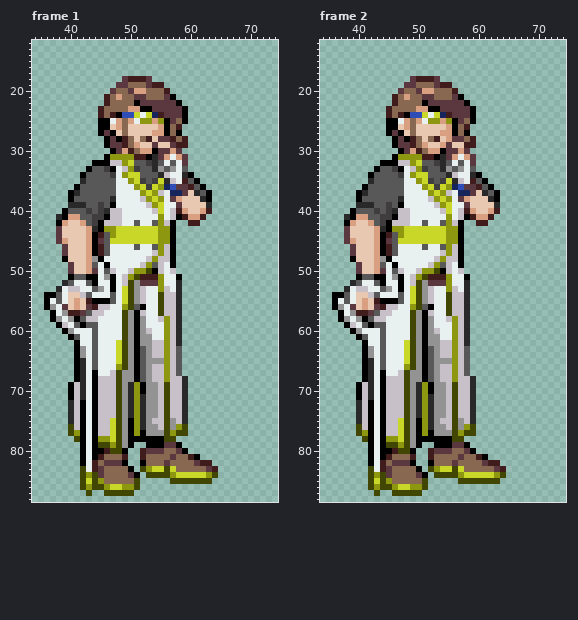
Animated GIF sprite, stored at Miscellaneous/Lou/lou9think.gif. Above, as it was before the edit.
The file is 96x96 pixels, 8 frames. Shown: frame 1: x 34..74, y 12..88; frame 2: x 34..74, y 12..88. The commit also changed other frames, which this record leaves out.
Now the later version:
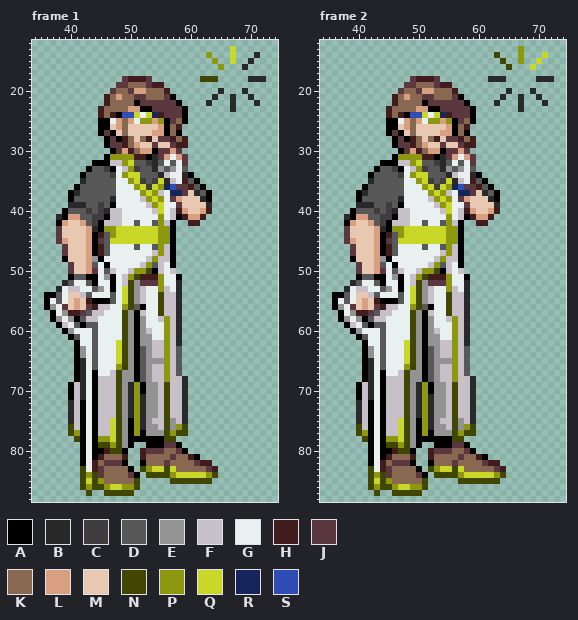
Palette (. is transparent): A #000000  B #292929  C #3f3d3d  D #585858  E #939393  F #c8c0c8  G #e8f0f0  H #411c1c  J #5b3740  K #886850  L #d8a080  M #e8c8b0  N #414703  P #8d9810  Q #c9d728  R #16255b  S #2f4db6
The exact change:
Frame 1:
There is now colour B in row 14 at x 71; in row 15 at x 70; in row 16 at x 69; in row 18 at x 70 to 72; in row 20 at x 65 and 69; in row 21 at x 64, 67 and 70.
There is now colour B in row 22 at x 63, 67 and 71; in row 23 at x 67.
There is now colour N in row 18 at x 62 to 64.
There is now colour P in row 14 at x 63; in row 15 at x 64; in row 16 at x 65.
There is now colour Q in rows 13 to 15 at x 67.
Frame 2:
There is now colour B in row 18 at x 62 to 64 and 70 to 72; in row 20 at x 65 and 69; in row 21 at x 64, 67 and 70; in row 22 at x 63, 67 and 71; in row 23 at x 67.
The edit turns colour J into colour H in row 28 at x 57.
The edit turns colour L into colour J in row 28 at x 55; in row 29 at x 54.
The edit turns colour M into colour J in row 29 at x 57.
The edit turns colour J into colour M in row 29 at x 55.
There is now colour N in row 14 at x 63; in row 15 at x 64; in row 16 at x 65.
There is now colour P in rows 13 to 15 at x 67.
There is now colour Q in row 14 at x 71; in row 15 at x 70; in row 16 at x 69.
